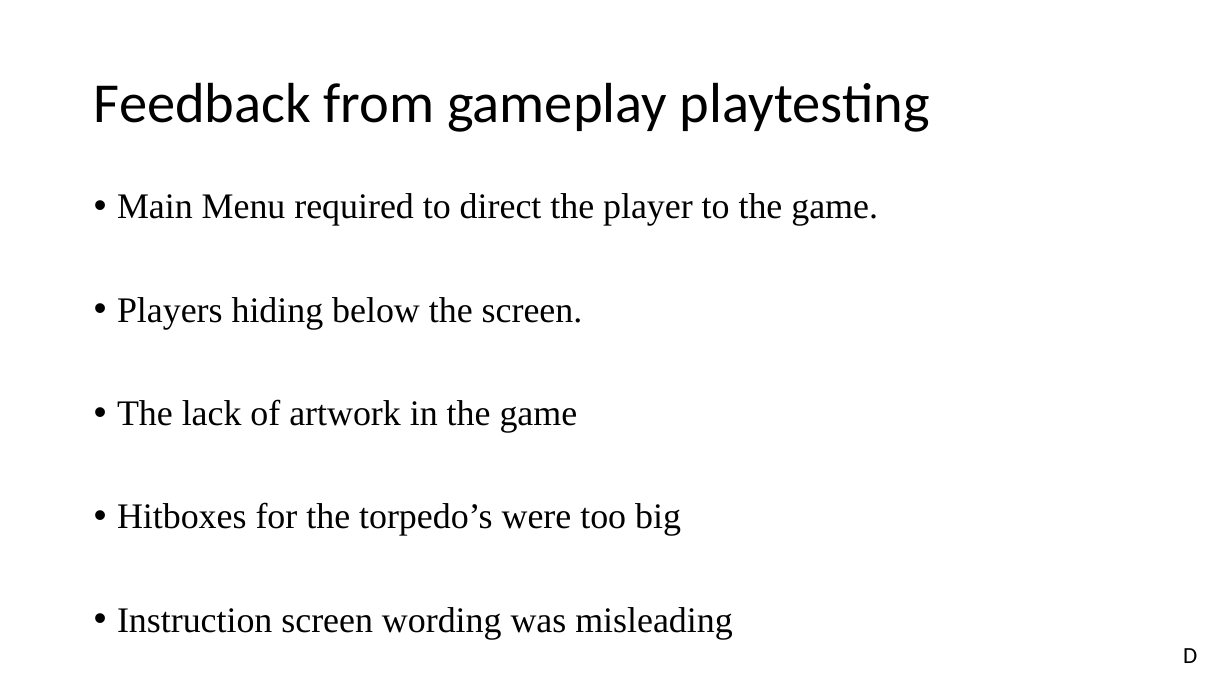
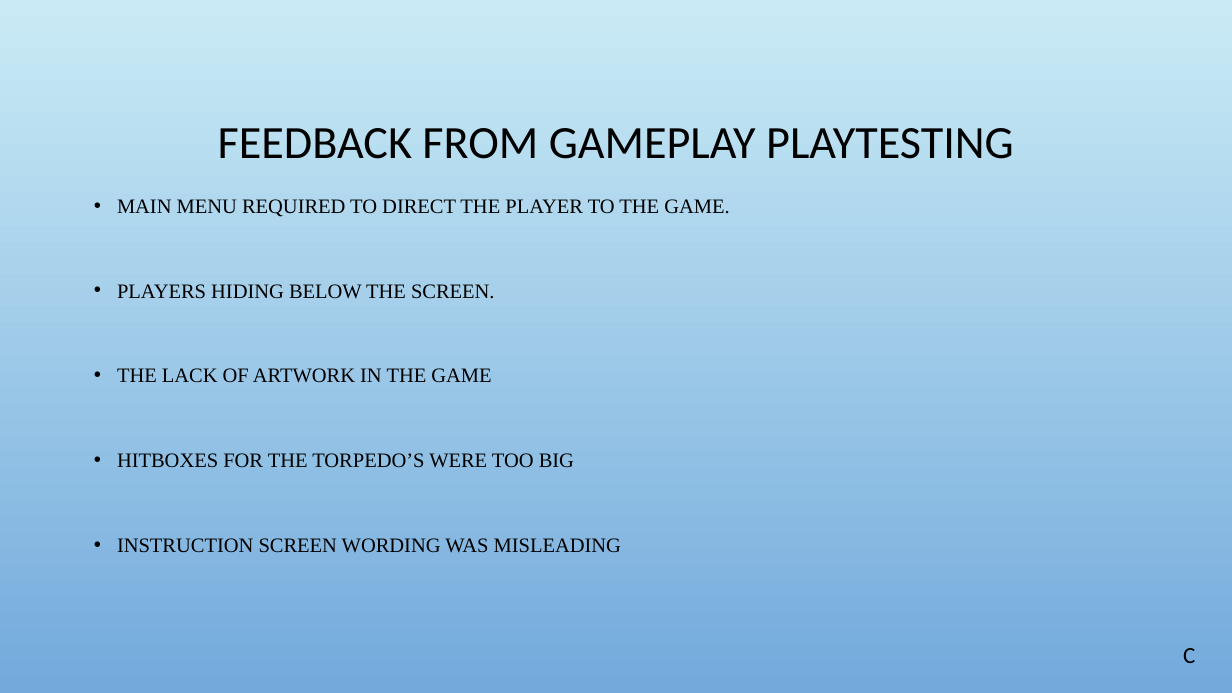
Before and after one commit to UoSGroupProjects1718/dm-bandai-namco-group-9, a slide deck: slide 7 of Presentations/L6 Group 9 Project Masterclass Final Pitch .pptx (slide 9 before the commit). Drawn at 1232x693 pixels with LibreOffice and Linux fonts; fonts in the diff are those of the drawing; background and template pictures are left out. Boxes give left, top, right and bottom in pixels: in the first picture for what was removed or moved away, otherwise in the second. Text is boxed around its words. In the diff, an @@ line names an element or a change of style, - is before the commit and + after.

Commit message:
update final presentation

```diff
--- a/Presentations/L6 Group 9 Project Masterclass Final Pitch .pptx
+++ b/Presentations/L6 Group 9 Project Masterclass Final Pitch .pptx
@@ background #FFFFFF to picture (left out) @@
@@ title at [218, 128, 1014, 159]: text changed; size 44 to 36 pt @@
-Feedback from gameplay playtesting
+FEEDBACK FROM GAMEPLAY PLAYTESTING
@@ text at [117, 199, 729, 553]: text changed; size 28 to 16 pt @@
-• Main Menu required to direct the player to the game.
-• Players hiding below the screen.
-• The lack of artwork in the game
-• Hitboxes for the torpedo’s were too big
-• Instruction screen wording was misleading
+• MAIN MENU REQUIRED TO DIRECT THE PLAYER TO THE GAME.
+• PLAYERS HIDING BELOW THE SCREEN.
+• THE LACK OF ARTWORK IN THE GAME
+• HITBOXES FOR THE TORPEDO’S WERE TOO BIG
+• INSTRUCTION SCREEN WORDING WAS MISLEADING
@@ text at [1183, 648, 1195, 663]: text changed @@
-D
+C
```
Also in this commit, not shown: 14 other slides changed.
